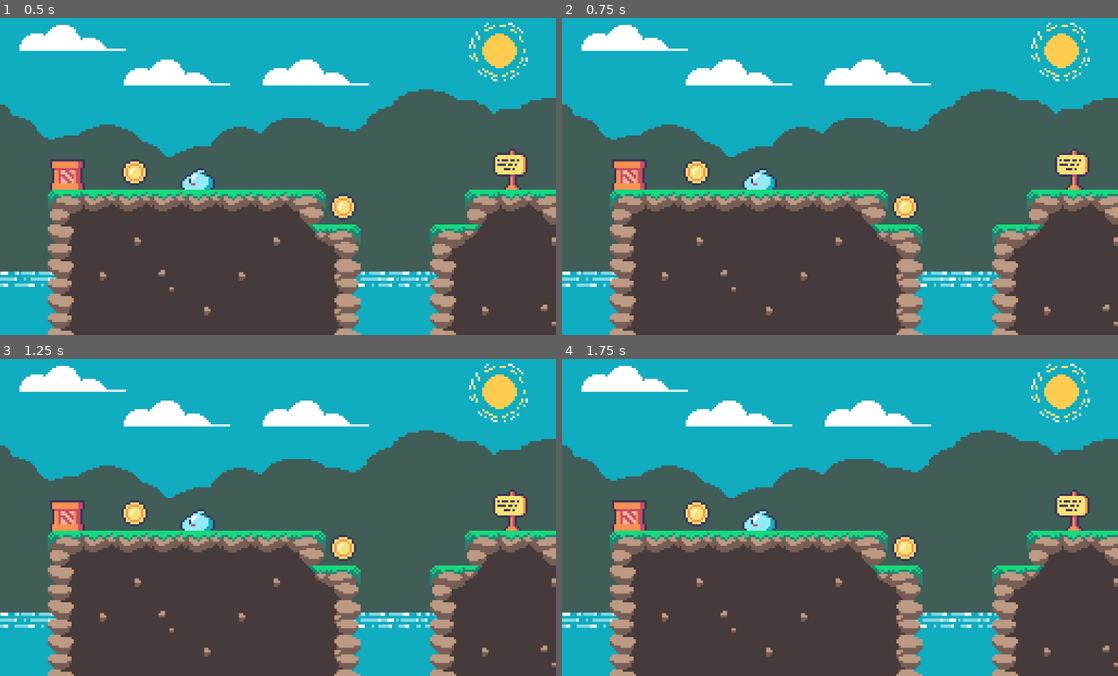
Above: before the commit, frames 1-4 (two rows, left to right).
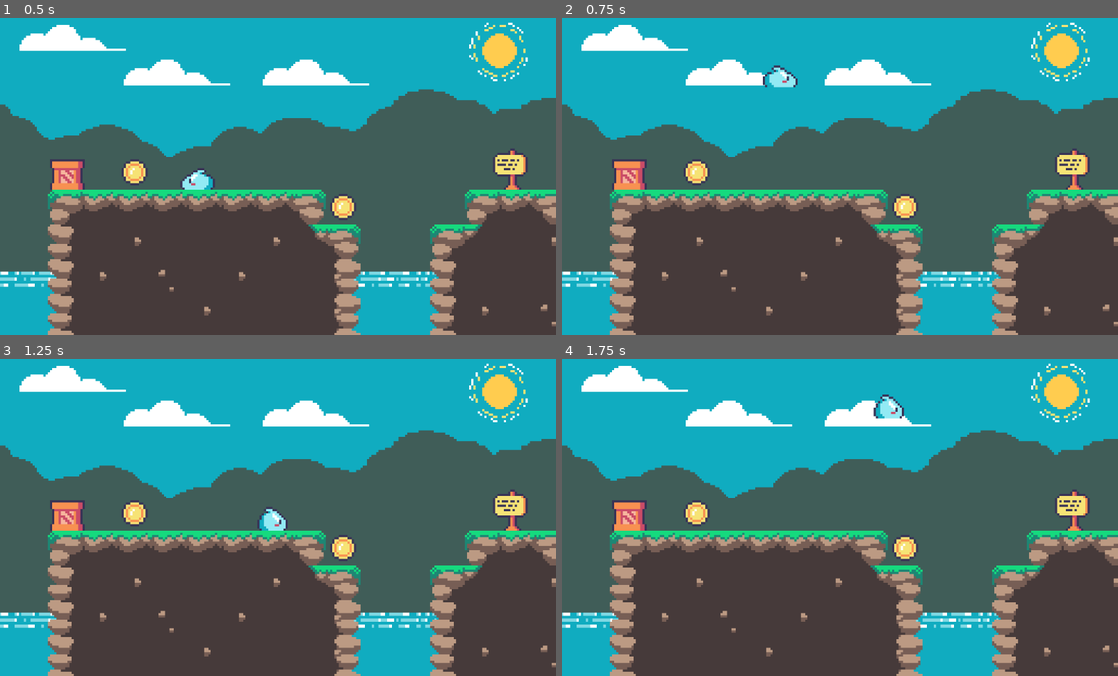
Above: after the commit, the same moments.

Repository: 417026383AT/Godot2DExampleGame
Game: Godot game, scene res://Scenes/World.tscn
The game is run twice, just before and just after one commit, with the same random seed, the same clock (stepped at 60 frames per second) and the same inputs.
Inputs:
- Up to frame 1 (0.5 s): no input
- Up to frame 2 (0.75 s): tap Enter (ui_accept) at 0.5 s; hold Right (ui_right) from 0.53 s (still down); hold Enter (ui_accept) from 0.53 s (still down)
- Up to frame 3 (1.25 s): keep holding Right (ui_right); keep holding Enter (ui_accept)
- Up to frame 4 (1.75 s): keep holding Right (ui_right); release Enter (ui_accept) at 1.28 s; tap Enter (ui_accept) at 1.35, 1.52 s

Frame 1 is identical in both runs. In frame 2, 0.6% of the frame differs, in the area x 32-43%, y 14-55%; in frame 3, 0.6%; in frame 4, 0.6%, in the area x 32-62%, y 11-55%.

Commit message:
Added Script for moving and jumping functionality

Diff:
--- a/Scenes/Player.tscn
+++ b/Scenes/Player.tscn
@@ -1,11 +1,60 @@
-[gd_scene load_steps=3 format=2]
+[gd_scene load_steps=7 format=2]
 
 [ext_resource path="res://Rocky Roads/slime.png" type="Texture" id=1]
+[ext_resource path="res://Scripts/Player.gd" type="Script" id=2]
+
+[sub_resource type="Animation" id=2]
+resource_name = "Idle"
+tracks/0/type = "value"
+tracks/0/path = NodePath("Sprite:frame")
+tracks/0/interp = 1
+tracks/0/loop_wrap = true
+tracks/0/imported = false
+tracks/0/enabled = true
+tracks/0/keys = {
+"times": PoolRealArray( 0 ),
+"transitions": PoolRealArray( 1 ),
+"update": 1,
+"values": [ 0 ]
+}
+
+[sub_resource type="Animation" id=3]
+length = 0.001
+tracks/0/type = "value"
+tracks/0/path = NodePath("Sprite:frame")
+tracks/0/interp = 1
+tracks/0/loop_wrap = true
+tracks/0/imported = false
+tracks/0/enabled = true
+tracks/0/keys = {
+"times": PoolRealArray( 0 ),
+"transitions": PoolRealArray( 1 ),
+"update": 0,
+"values": [ 0 ]
+}
+
+[sub_resource type="Animation" id=4]
+resource_name = "Walk"
+length = 1.5
+loop = true
+tracks/0/type = "value"
+tracks/0/path = NodePath("Sprite:frame")
+tracks/0/interp = 1
+tracks/0/loop_wrap = true
+tracks/0/imported = false
+tracks/0/enabled = true
+tracks/0/keys = {
+"times": PoolRealArray( 0, 0.4, 0.8, 1.2 ),
+"transitions": PoolRealArray( 1, 1, 1, 1 ),
+"update": 1,
+"values": [ 0, 1, 2, 3 ]
+}
 
 [sub_resource type="RectangleShape2D" id=1]
 extents = Vector2( 8, 5 )
 
 [node name="KinematicBody2D" type="KinematicBody2D"]
+script = ExtResource( 2 )
 
 [node name="Sprite" type="Sprite" parent="."]
 texture = ExtResource( 1 )
@@ -13,6 +62,10 @@
 vframes = 2
 
 [node name="AnimationPlayer" type="AnimationPlayer" parent="."]
+playback_speed = 2.0
+anims/Idle = SubResource( 2 )
+anims/RESET = SubResource( 3 )
+anims/Walk = SubResource( 4 )
 
 [node name="CollisionShape2D" type="CollisionShape2D" parent="."]
 position = Vector2( 0, 3 )
--- /dev/null
+++ b/Scripts/Player.gd
@@ -0,0 +1,43 @@
+extends KinematicBody2D
+
+const MOVING_SPEED = 25
+const MAX_SPEED = 50
+const JUMP_HEIGHT = -300
+const UP = Vector2(0,-1)
+const GRAVITY = 15
+
+
+onready var sprite = $Sprite
+onready var animationPlayer = $AnimationPlayer
+
+var motion = Vector2()
+
+func _physics_process(delta):
+	motion.y += GRAVITY
+	var friction = false
+
+	if Input.is_action_pressed("ui_right"):
+		sprite.flip_h= true
+		animationPlayer.play("Walk")
+		motion.x = min(motion.x+MOVING_SPEED,MAX_SPEED)
+
+	elif Input.is_action_pressed("ui_left"):
+		sprite.flip_h= false
+		animationPlayer.play("Walk")
+		motion.x = max(motion.x-MOVING_SPEED,-MAX_SPEED)
+
+	else:
+		animationPlayer.play("Idle")
+		friction = true
+
+	if is_on_floor():
+		if Input.is_action_pressed("ui_accept"):
+			motion.y = JUMP_HEIGHT
+		if friction == true:
+			motion.x = lerp(motion.x,0,0.5)
+
+	else:
+		if friction==true:
+			motion.x = lerp(motion.x,0,0.01)
+
+	motion = move_and_slide(motion,UP)
